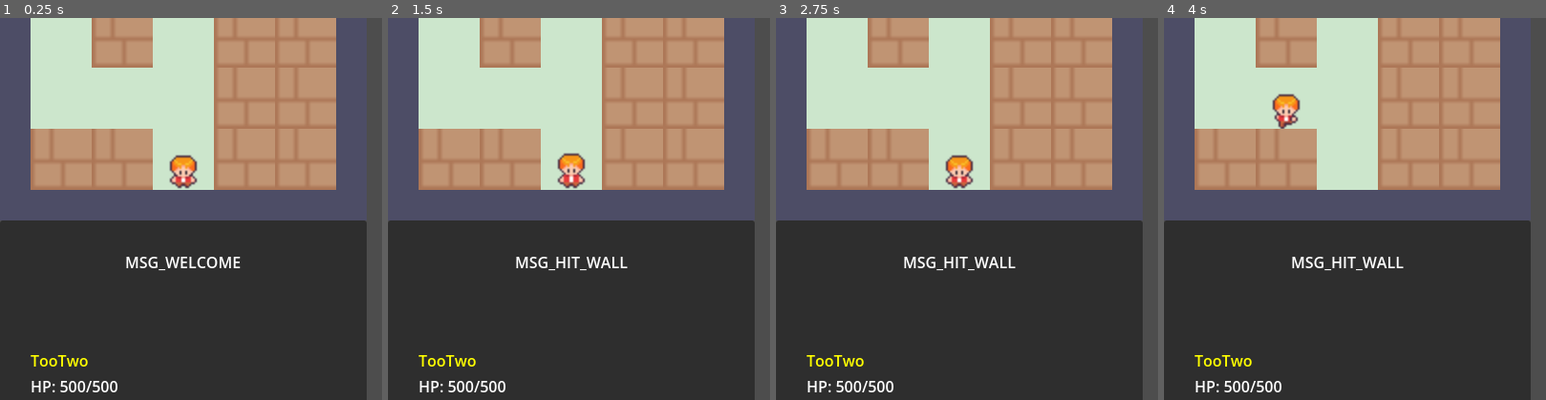
Above: before the commit, frames 1-4 (left to right).
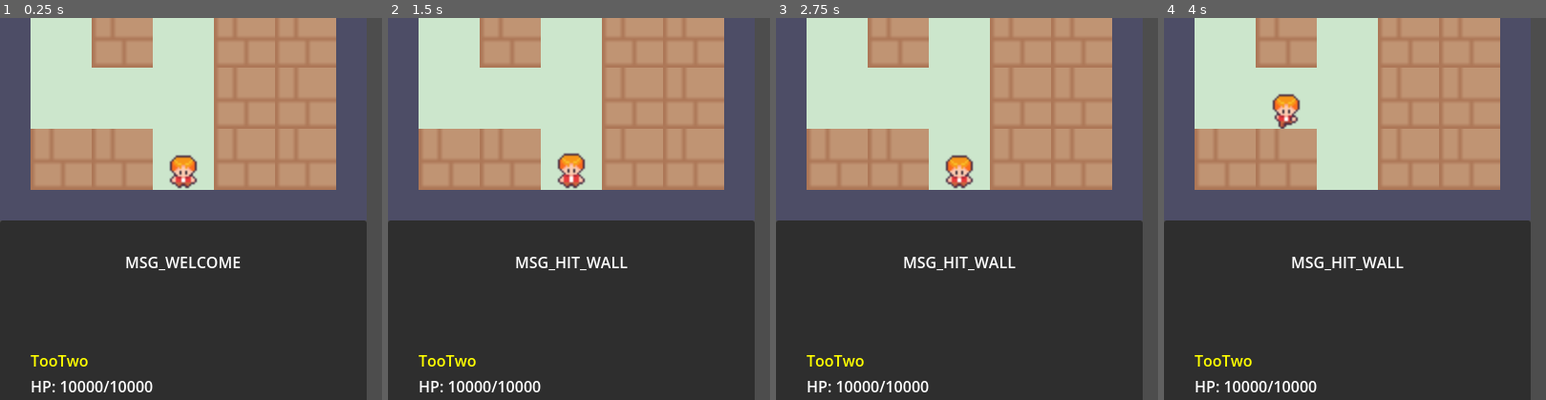
Above: after the commit, the same moments.

Repository: yifan-lee/ATB_Tower_Climber
Game: Godot game, scene res://scenes/main.tscn
Two runs of this game, one before a commit and one after it. Both use one fixed random seed, a clock stepped at 60 frames per second and the inputs below. The project has no main scene, so this scene is started directly.
Inputs:
- Up to frame 1 (0.25 s): no input
- Up to frame 2 (1.5 s): tap Enter (ui_accept) at 0.5, 0.77, 1.25 s; hold Right (ui_right) 0.53-1.28 s; hold Down (ui_down) from 1.28 s (still down)
- Up to frame 3 (2.75 s): tap Enter (ui_accept) at 1.52 s; release Down (ui_down) at 2.03 s; hold Right (ui_right) from 2.03 s (still down)
- Up to frame 4 (4 s): release Right (ui_right) at 2.78 s; hold Up (ui_up) 2.78-3.53 s; tap Enter (ui_accept) at 3.02, 3.77 s; hold Left (ui_left) from 3.53 s (still down)
The pictures show only the part of the screen within x 0-50%, y 22-72%; the shares and areas given below are measured in that part.

The runs differ from the first frame. In frame 1, 0.4% of the frame differs, in the area x 15-40%, y 95-98%; in frame 2, 0.4%; in frame 3, 0.4%; in frame 4, 0.4%.

Commit message:
change damage logic

Diff:
--- a/config/entity_db.gd
+++ b/config/entity_db.gd
@@ -7,8 +7,8 @@
 func _ready():
     db['player'] = Stats.new().setup(
         "TooTwo",
-        500,
-        500,
+        10000,
+        10000,
         100,
         100,
         100,
@@ -23,8 +23,8 @@
 
     db['bloodshot_eye'] = Stats.new().setup(
         "BloodshotEye",
-        400,
-        400,
+        1000,
+        1000,
         50,
         50,
         60,
--- a/config/skill_db.gd
+++ b/config/skill_db.gd
@@ -6,13 +6,13 @@
 
 func _ready():
     db["basic_atk"] = Skill.new().setup(
-        "SKILL_BASIC_ATK_NAME", 20, 0, "SKILL_BASIC_ATK_DESC"
+        "SKILL_BASIC_ATK_NAME", 1, 0, "SKILL_BASIC_ATK_DESC"
     )
     db["heavy_strike"] = Skill.new().setup(
-        "SKILL_HEAVY_NAME", 50, 3, "SKILL_HEAVY_DESC"
+        "SKILL_HEAVY_NAME", 2, 3, "SKILL_HEAVY_DESC"
     )
     db["fireball"] = Skill.new().setup(
-        "SKILL_FIREBALL_NAME", 100, 8, "SKILL_FIREBALL_DESC"
+        "SKILL_FIREBALL_NAME", 5, 8, "SKILL_FIREBALL_DESC"
     )
     db["one_hit"] = Skill.new().setup(
         "SKILL_ONE_HIT_NAME", 9999, 0, "SKILL_ONE_HIT_DESC"
--- a/scenes/battle.gd
+++ b/scenes/battle.gd
@@ -176,7 +176,7 @@
 func _execute_skill(attacker: Stats, defender: Stats, skill: Skill):
 	# 4. 伤害公式：攻击方攻击力 + 技能伤害 - 防御方防御力
 	# 使用 max(1, ...) 确保即使防御很高，也能强制扣 1 点血
-	var final_damage = max(1, attacker.atk * skill.damage / defender.def)
+	var final_damage = max(1, attacker.atk * skill.damage * (100.0 / (100.0 + defender.def)))
 
 	# 扣血并防止出现负数血量
 	defender.current_hp = max(0, defender.current_hp - final_damage)
